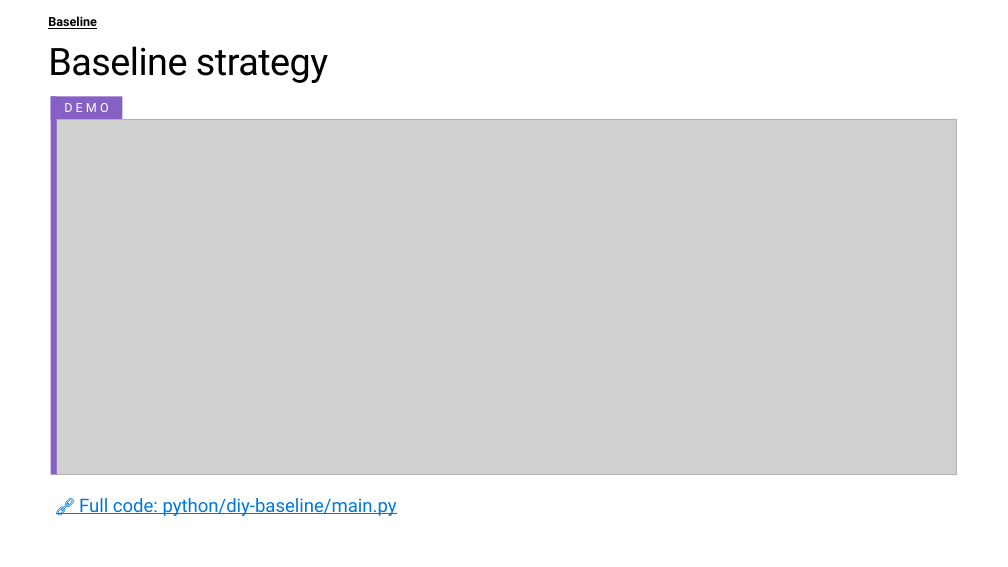
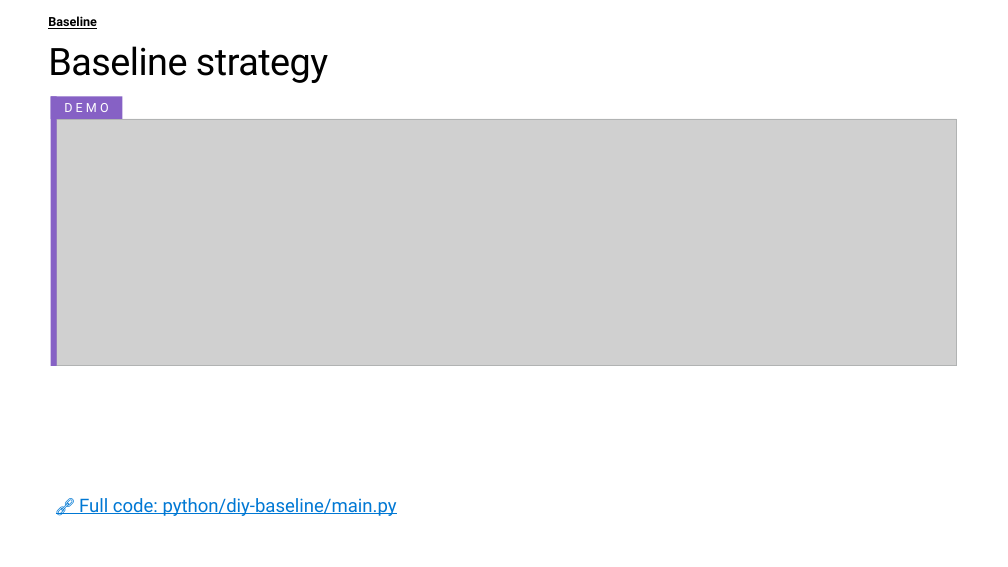
Before and after one commit to microsoft/ignite26-BRK300-building-agentic-retrieval-from-diy-to-foundry-iq, a slide deck: slide 9 of IgniteBRK300-WorkingDeck.pptx. Drawn at 1008x567 pixels with LibreOffice and Linux fonts; fonts in the diff are those of the drawing; grey boxes stand for pictures; background and template pictures are left out. Boxes give left, top, right and bottom in pixels: in the first picture for what was removed or moved away, otherwise in the second. Text is boxed around its words. In the diff, an @@ line names an element or a change of style, - is before the commit and + after.

```diff
--- a/IgniteBRK300-WorkingDeck.pptx
+++ b/IgniteBRK300-WorkingDeck.pptx
@@ rectangle: place and size @@
-rectangle at (51,96,57,474)
+rectangle at (51,96,57,366)
@@ rectangle: place and size @@
-rectangle at (57,119,957,474)
+rectangle at (57,119,957,366)
@@ picture: place and size @@
-picture at (57,119,957,474)
+picture at (57,119,957,366)
```
Also in this commit, not shown: 22 other slides changed, 1 slide added, 1 slide removed, 23 other files.
